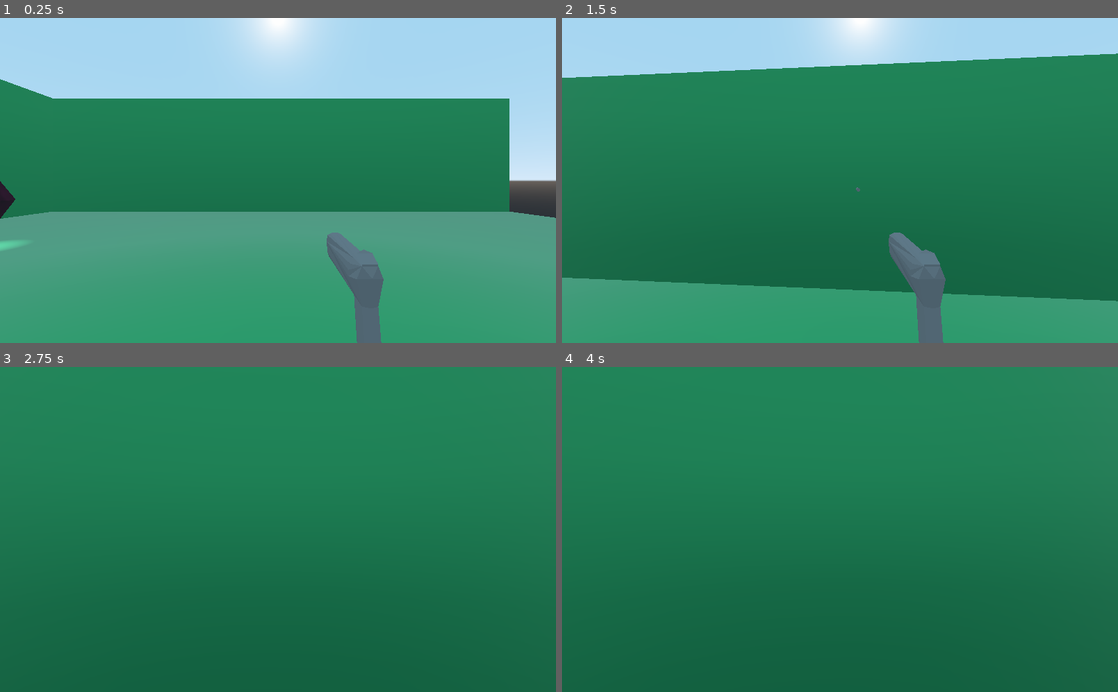
Above: before the commit, frames 1-4 (two rows, left to right).
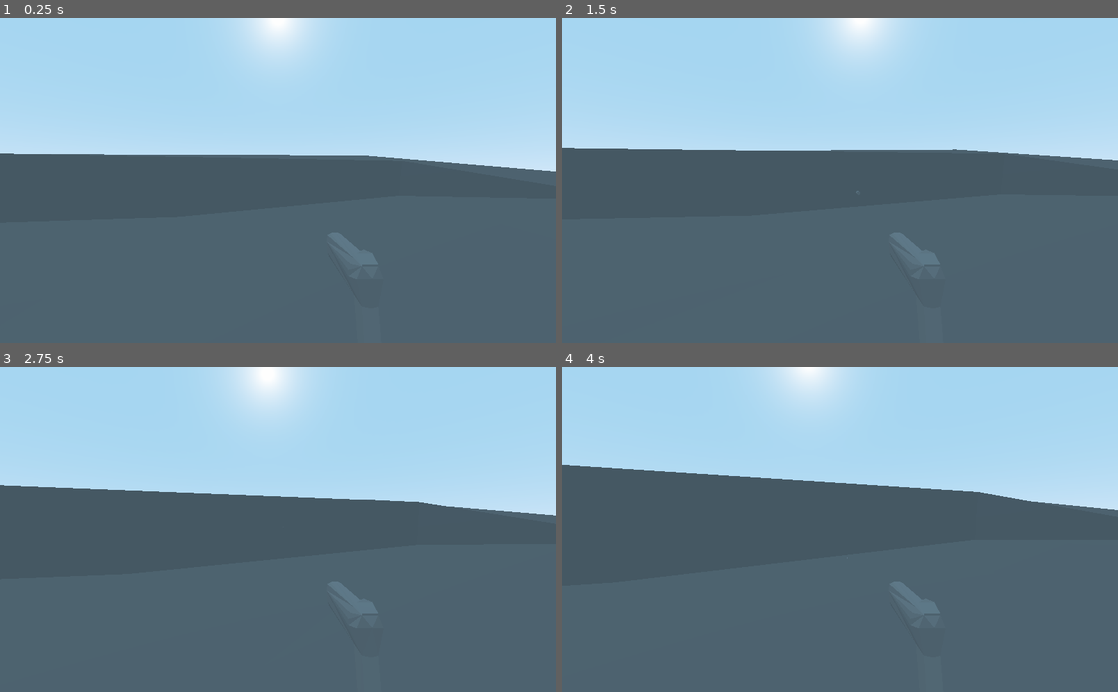
Above: after the commit, the same moments.

Repository: bigdavisc/ProjectTesseract
Game: Godot game, scene res://Game.tscn
Same seed, same stepped clock (60 frames per second), same inputs: the game is played once before the commit and once after it.
Inputs (mouse positions are in pixels of both pictures, inside the frame that each line leads up to):
- Up to frame 1 (0.25 s): no input
- Up to frame 2 (1.5 s): tap Enter at 0.5 s; move the mouse to (867, 180) at 0.52 s; hold W (move_forward) from 0.53 s (still down); click (867, 180) at 0.6 s; tap Space (jump) at 0.77 s; move the mouse to (812, 180) at 1.27 s; click (812, 180) at 1.35 s
- Up to frame 3 (2.75 s): keep holding W (move_forward); tap Space (jump) at 1.52 s; move the mouse to (289, 523) at 2.02 s; click (289, 523) at 2.1 s
- Up to frame 4 (4 s): keep holding W (move_forward); move the mouse to (834, 536) at 2.77 s; click (834, 536) at 2.85 s; tap Space (jump) at 3.02, 3.77 s; move the mouse to (878, 532) at 3.52 s; click (878, 532) at 3.6 s

The runs differ from the first frame. In frame 1, 72% of the frame differs, in the area x 0-100%, y 18-100%; in frame 2, 83%; in frame 3, 100%, in the area x 0-100%, y 0-100%; in frame 4, 100%.

Commit message:
Updated collision box

Diff:
--- a/Entities/Player/Player.tscn
+++ b/Entities/Player/Player.tscn
@@ -5,6 +5,7 @@
 [ext_resource path="res://Entities/Weapons/gun.obj" type="ArrayMesh" id=3]
 
 [sub_resource type="CapsuleShape" id=1]
+radius = 2.5
 height = 4.5
 
 [node name="Player" type="KinematicBody" groups=[
@@ -13,7 +14,7 @@
 script = ExtResource( 1 )
 
 [node name="CollisionShape" type="CollisionShape" parent="."]
-transform = Transform( 0.5, 0, 0, 0, -2.18557e-008, -0.5, 0, 0.5, -2.18557e-008, 0.051733, 0.0850935, 0.118549 )
+transform = Transform( 0.5, 0, 0, 0, -2.18557e-08, -0.5, 0, 0.5, -2.18557e-08, 0.051733, 0.0850935, -0.714397 )
 shape = SubResource( 1 )
 
 [node name="MeshInstance" type="MeshInstance" parent="."]
@@ -28,9 +29,9 @@
 far = 300.0
 
 [node name="Gun" type="MeshInstance" parent="Camera"]
-transform = Transform( -0.1, 0, -8.74228e-009, 0, 0.1, 0, 8.74228e-009, 0, -0.1, 0.560281, -0.868109, -1.45996 )
+transform = Transform( -0.1, 0, -8.74228e-09, 0, 0.1, 0, 8.74228e-09, 0, -0.1, 0.560281, -0.868109, -1.45996 )
 mesh = ExtResource( 3 )
 material/0 = null
 
 [node name="BulletSpawn" type="Position3D" parent="Camera/Gun"]
-transform = Transform( 1, 0, 3.55271e-014, 0, 1, 0, -3.55271e-014, 0, 1, 0.0116198, 2.14624, 13.5259 )
+transform = Transform( 1, 0, 3.55271e-14, 0, 1, 0, -3.55271e-14, 0, 1, 0.0116198, 2.14624, 13.5259 )
--- a/Game.tscn
+++ b/Game.tscn
@@ -1,50 +1,11 @@
-[gd_scene load_steps=5 format=2]
+[gd_scene load_steps=3 format=2]
 
-[ext_resource path="res://Maps/Green/GreenMap.tscn" type="PackedScene" id=1]
-[ext_resource path="res://Entities/Portal/Portal.tscn" type="PackedScene" id=2]
-[ext_resource path="res://Entities/Player/Player.tscn" type="PackedScene" id=3]
-[ext_resource path="res://Maps/Field/map-Field.tscn" type="PackedScene" id=4]
+[ext_resource path="res://Entities/Player/Player.tscn" type="PackedScene" id=1]
+[ext_resource path="res://Maps/Field/map-Field.tscn" type="PackedScene" id=2]
 
 [node name="Game" type="Spatial"]
 
-[node name="GreenMap" parent="." instance=ExtResource( 1 )]
-editor/display_folded = true
+[node name="Player" parent="." instance=ExtResource( 1 )]
+transform = Transform( 1, 0, 0, 0, 1, 0, 0, 0, 1, 0, 12, 0 )
 
-[node name="Floor" parent="GreenMap/Geometry" index="0"]
-editor/display_folded = false
-
-[node name="Portals" parent="GreenMap" index="1"]
-editor/display_folded = true
-
-[node name="PortalA" parent="GreenMap/Portals" index="0" instance=ExtResource( 2 )]
-transform = Transform( 1.31134e-007, 0, -1, 0, 1, 0, 1, 0, 1.31134e-007, -14, 2, 10 )
-connectedPortal = "PortalC"
-
-[node name="PortalB" parent="GreenMap/Portals" index="1" instance=ExtResource( 2 )]
-transform = Transform( 1.31134e-007, 0, -1, 0, 1, 0, 1, 0, 1.31134e-007, -12, 2, -9 )
-connectedPortal = "PortalD"
-
-[node name="GreenMap2" parent="." instance=ExtResource( 1 )]
-editor/display_folded = true
-transform = Transform( -1, 0, -8.74228e-008, 0, 1, 0, 8.74228e-008, 0, -1, 70.9995, -14, 0 )
-
-[node name="Floor" parent="GreenMap2/Geometry" index="0"]
-editor/display_folded = false
-
-[node name="PortalC" parent="GreenMap2/Portals" index="0" instance=ExtResource( 2 )]
-transform = Transform( 1.31134e-007, 0, -1, 0, 1, 0, 1, 0, 1.31134e-007, -13, 2, -11 )
-connectedPortal = "PortalA"
-
-[node name="PortalD" parent="GreenMap2/Portals" index="1" instance=ExtResource( 2 )]
-transform = Transform( 2.60771e-007, 0, -1, 0, 1, 0, 1, 0, 2.60771e-007, -13, 2, 15 )
-connectedPortal = "PortalB"
-
-[node name="Player" parent="." instance=ExtResource( 3 )]
-transform = Transform( 1, 0, 0, 0, 1, 0, 0, 0, 1, 0, 2, 0 )
-
-[node name="map-Field" parent="." instance=ExtResource( 4 )]
-transform = Transform( 1, 0, 0, 0, 1, 0, 0, 0, 1, 0, -51.4919, 0 )
-
-[editable path="GreenMap"]
-
-[editable path="GreenMap2"]
+[node name="map-Field" parent="." instance=ExtResource( 2 )]
